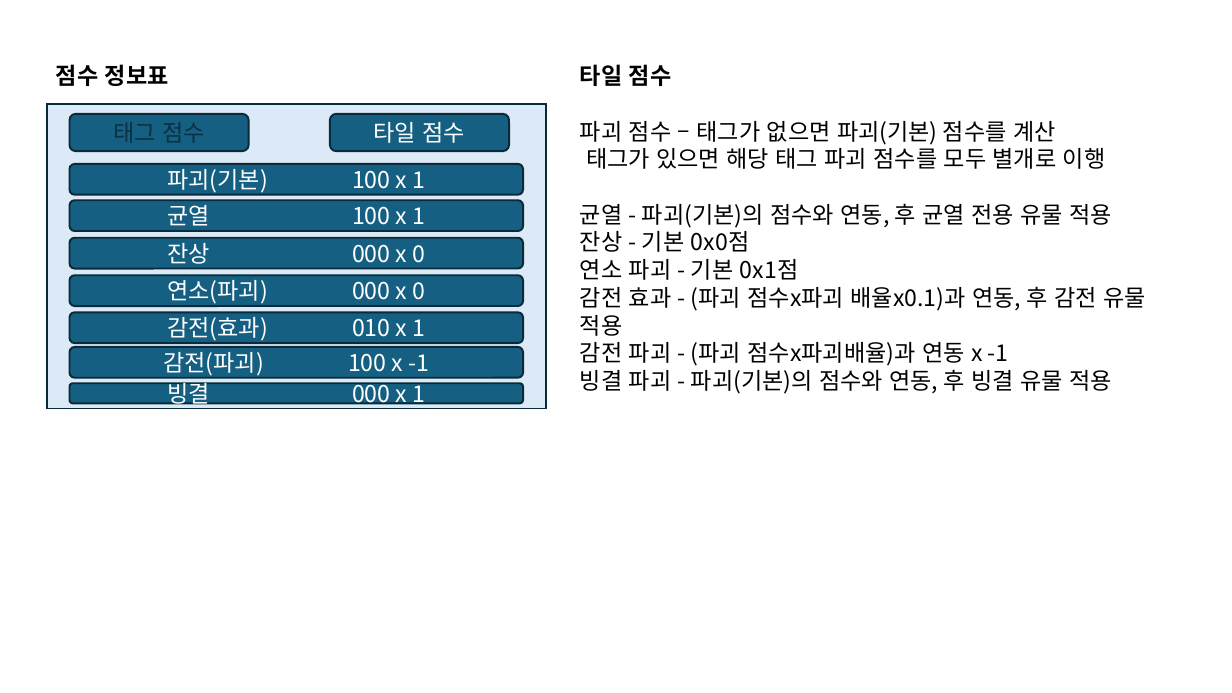
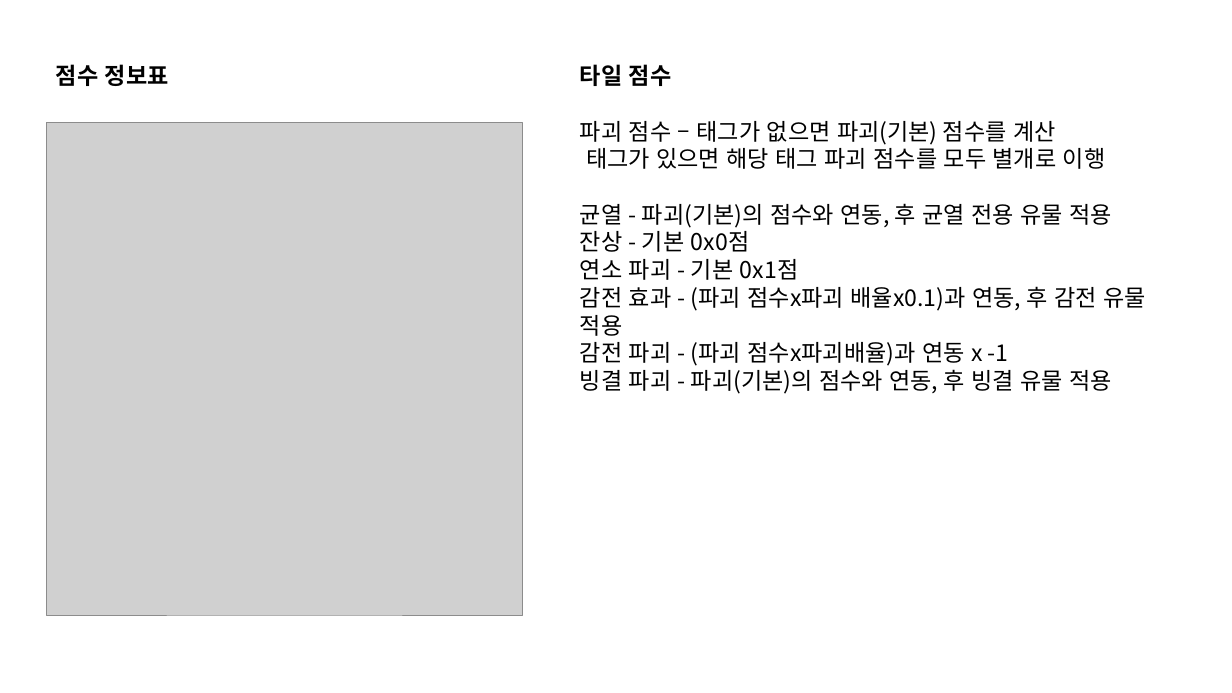
Before and after one commit to kauthor/FluffyDisdog, a slide deck: slide 4 of Plan/기획서/땅부수기2026 ch2.pptx. Drawn at 1232x693 pixels with LibreOffice and Linux fonts; fonts in the diff are those of the drawing; grey boxes stand for pictures. Boxes give left, top, right and bottom in pixels: in the first picture for what was removed or moved away, otherwise in the second. Text is boxed around its words. In the diff, an @@ line names an element or a change of style, - is before the commit and + after.

```diff
--- a/Plan/기획서/땅부수기2026 ch2.pptx
+++ b/Plan/기획서/땅부수기2026 ch2.pptx
@@ rectangle removed at (47, 104, 546, 409) @@
@@ rounded rectangle removed at (69, 114, 249, 151) @@
-태그 점수
@@ rounded rectangle removed at (330, 114, 509, 151) @@
-타일 점수
@@ picture added at (47, 122, 522, 616) @@
@@ rounded rectangle removed at (69, 164, 523, 194) @@
-파괴(기본) 100 x 1
@@ rounded rectangle removed at (69, 201, 523, 231) @@
-균열 100 x 1
@@ rounded rectangle removed at (69, 238, 523, 268) @@
-잔상 000 x 0
@@ rounded rectangle removed at (69, 275, 523, 306) @@
-연소(파괴) 000 x 0
@@ rounded rectangle removed at (69, 312, 523, 343) @@
-감전(효과) 010 x 1
@@ rounded rectangle removed at (69, 347, 523, 377) @@
-감전(파괴) 100 x -1
@@ rounded rectangle removed at (69, 384, 523, 404) @@
-빙결 000 x 1
```
Also in this commit, not shown: 1 other slide changed, 2 slides added.
